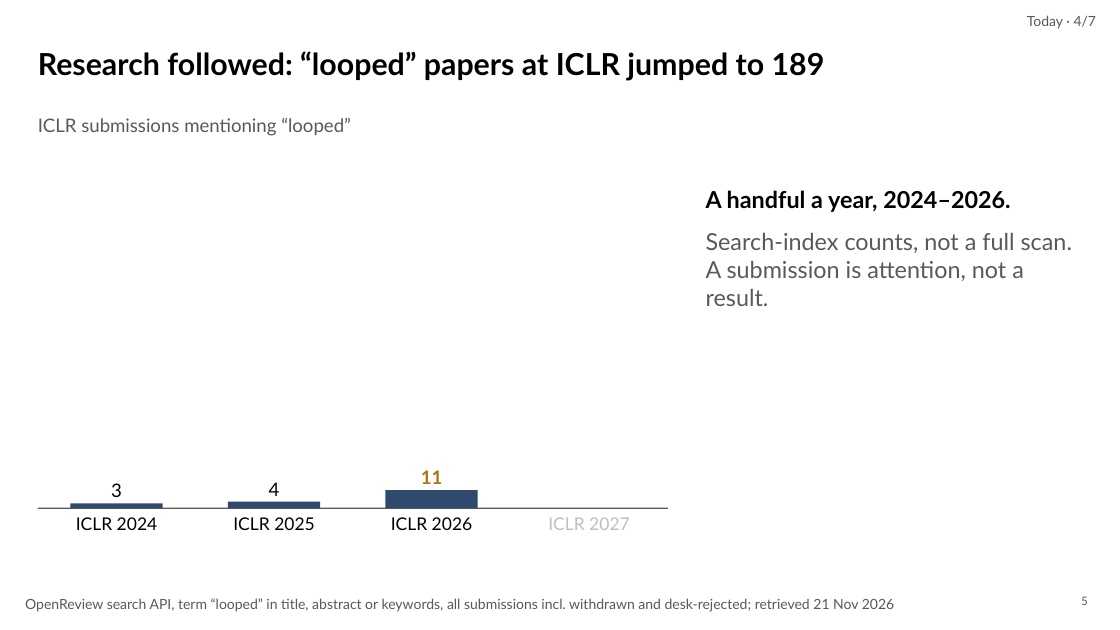
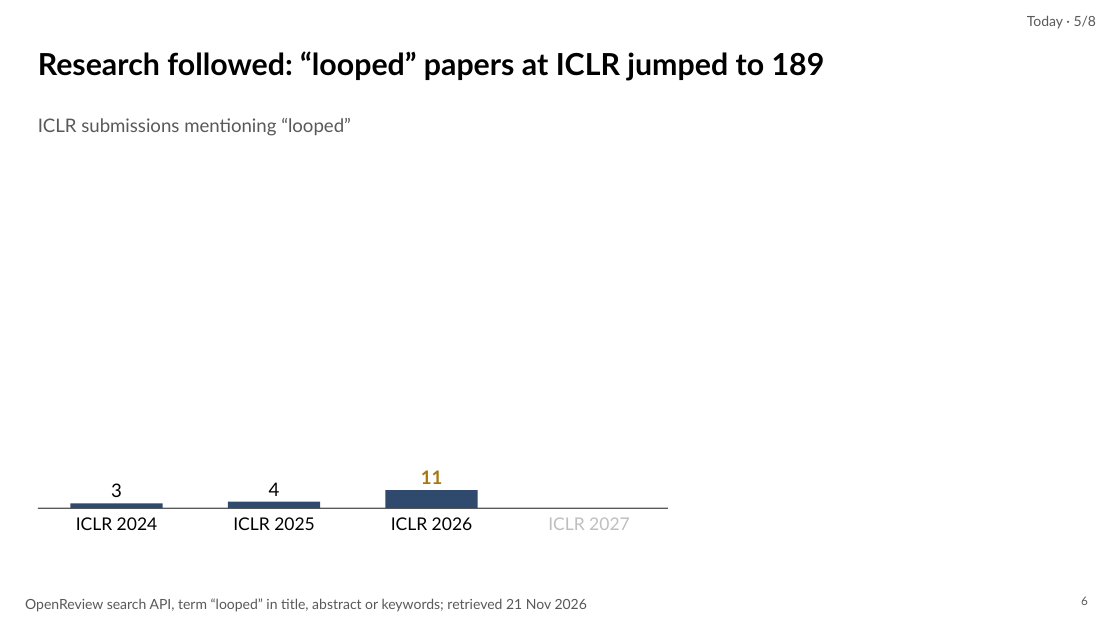
Before and after one commit to irregular6612/agi-hw2, a slide deck: slide 6 of build/out/looped-transformers.pptx (slide 5 before the commit). Drawn at 1120x630 pixels with LibreOffice and Linux fonts; fonts in the diff are those of the drawing. Boxes give left, top, right and bottom in pixels: in the first picture for what was removed or moved away, otherwise in the second. Text is boxed around its words. In the diff, an @@ line names an element or a change of style, - is before the commit and + after.

```diff
--- a/build/out/looped-transformers.pptx
+++ b/build/out/looped-transformers.pptx
@@ text at <box>1027,15,1097,29</box>: text changed @@
-Today · 4/7
+Today · 5/8
@@ text removed at <box>706,190,1072,306</box> @@
-A handful a year, 2024–2026.
-Search-index counts, not a full scan. A submission is attention, not a result.
@@ text at <box>25,598,587,612</box>: text changed @@
-OpenReview search API, term “looped” in title, abstract or keywords, all submissions incl. withdrawn and desk-rejected; retrieved 21 Nov 2026
+OpenReview search API, term “looped” in title, abstract or keywords; retrieved 21 Nov 2026
@@ page number at <box>1081,596,1088,605</box>: text changed @@
-5
+6
```
Also in this commit, not shown: 41 other slides changed, 15 slides added, 5 slides removed, 31 other files.
